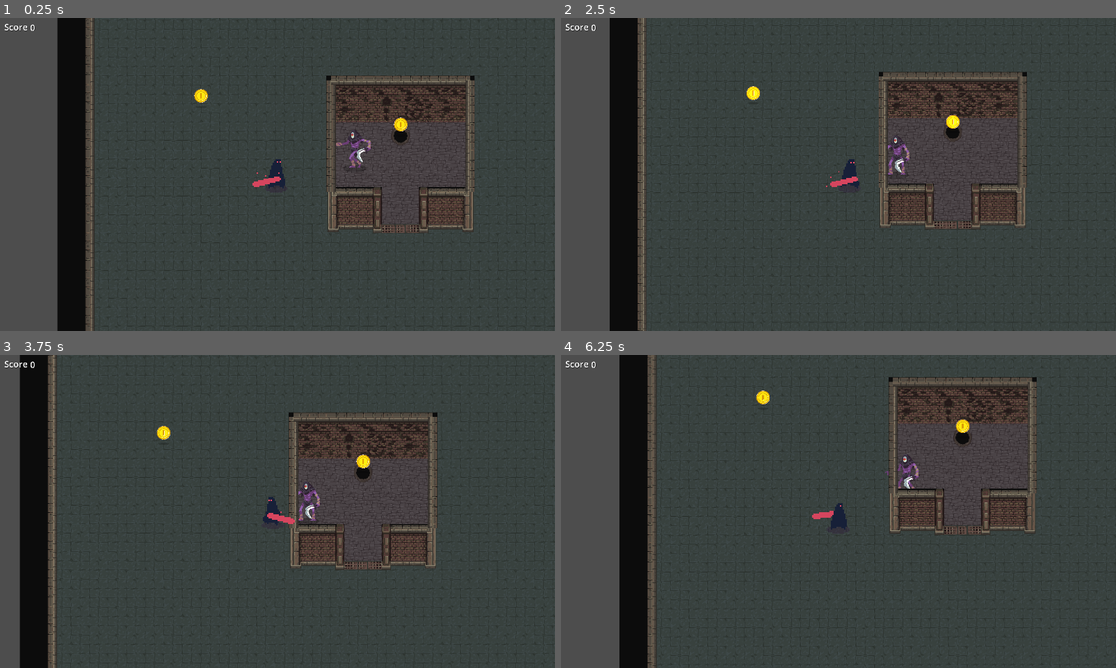
Above: before the commit, frames 1-4 (two rows, left to right).
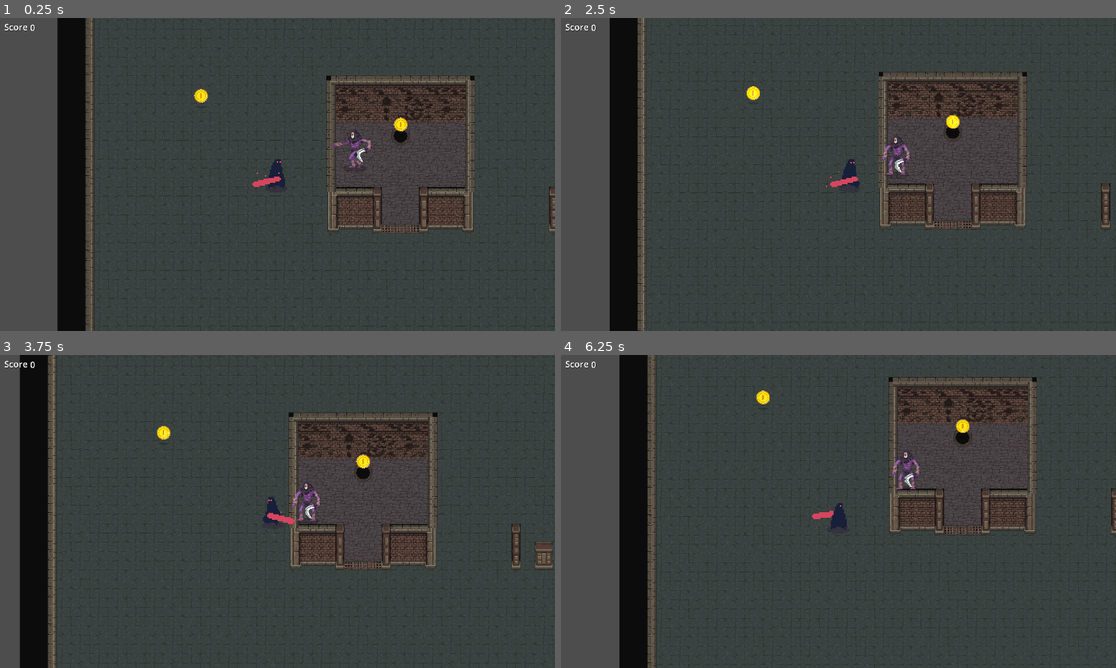
Above: after the commit, the same moments.

Repository: h-sutiwas/godot-mythus
Game: Godot game, scene res://scenes/playground.tscn
Same seed, same stepped clock (60 frames per second), same inputs: the game is played once before the commit and once after it.
Inputs:
- Up to frame 1 (0.25 s): no input
- Up to frame 2 (2.5 s): hold D (player_right) 0.53-1.28 s; hold Space (attack) 0.53-1.28 s; hold S (player_down) 1.28-2.03 s; tap Space (attack) at 1.35 s; hold D (player_right) from 2.03 s (still down); hold Space (attack) from 2.03 s (still down)
- Up to frame 3 (3.75 s): release D (player_right) at 2.78 s; release Space (attack) at 2.78 s; hold W (player_up) 2.78-3.53 s; tap Space (attack) at 2.85 s; hold A (player_left) from 3.53 s (still down); hold Space (attack) from 3.53 s (still down)
- Up to frame 4 (6.25 s): release Space (attack) at 4.28 s; tap Space (attack) at 4.35, 5.85 s; release A (player_left) at 5.03 s; hold S (player_down) 5.03-5.78 s; hold Space (attack) 5.03-5.78 s; hold D (player_right) from 5.78 s (still down)

The runs differ from the first frame. In frame 1, 0.1% of the frame differs, in the area x 59-100%, y 40-69%; in frame 2, 0.2%; in frame 3, 0.4%, in the area x 52-100%, y 43-69%; in frame 4, 0.4%.

Commit message:
Update ordering level

Diff:
--- a/scenes/entities/Enemy/enemy.tscn
+++ b/scenes/entities/Enemy/enemy.tscn
@@ -192,7 +192,7 @@
 }]
 
 [sub_resource type="RectangleShape2D" id="RectangleShape2D_detnn"]
-size = Vector2(15.384617, 24.615389)
+size = Vector2(15.384617, 31.538467)
 
 [sub_resource type="SpriteFrames" id="SpriteFrames_okyt8"]
 animations = [{
@@ -290,12 +290,13 @@
 }
 
 [node name="Enemy" type="CharacterBody2D"]
+z_index = 1
 collision_layer = 4
 collision_mask = 4
 script = ExtResource("1_vvx6w")
 
 [node name="AnimatedSprite2D" type="AnimatedSprite2D" parent="."]
-z_index = 1
+z_index = 2
 position = Vector2(1, -28)
 sprite_frames = SubResource("SpriteFrames_0arfh")
 animation = &"attack"
@@ -305,13 +306,13 @@
 offset = Vector2(-38, -19)
 
 [node name="CollisionShape2D" type="CollisionShape2D" parent="."]
-position = Vector2(-3.0000005, -27)
+position = Vector2(-3.0000005, -22.5)
 scale = Vector2(1.3, 1.3)
 shape = SubResource("RectangleShape2D_detnn")
 
 [node name="AtkBall" type="AnimatedSprite2D" parent="."]
 light_mask = 2
-z_index = 2
+z_index = 3
 position = Vector2(26, -62)
 scale = Vector2(1.5, 2.258)
 sprite_frames = SubResource("SpriteFrames_okyt8")
--- a/scenes/playground.tscn
+++ b/scenes/playground.tscn
@@ -50,19 +50,19 @@
 40:0/0/physics_layer_0/polygon_0/points = PackedVector2Array(40, -4, 28, -4, 28, -28, -28, -28, -28, -4, -40, -4, -40, -28, -28, -40, 28, -40, 40, -28)
 44:9/size_in_atlas = Vector2i(2, 3)
 44:9/0 = 0
-44:9/0/z_index = 3
+44:9/0/z_index = 2
 44:9/0/physics_layer_0/polygon_0/points = PackedVector2Array(16, -4, -16, -4, -16, -24, 16, -24)
 40:7/size_in_atlas = Vector2i(1, 5)
 40:7/0 = 0
-40:7/0/z_index = 3
+40:7/0/z_index = 2
 40:7/0/physics_layer_0/polygon_0/points = PackedVector2Array(8, 12, -8, 12, -8, -40, 8, -40)
 42:9/size_in_atlas = Vector2i(1, 3)
 42:9/0 = 0
-42:9/0/z_index = 3
+42:9/0/z_index = 2
 42:9/0/physics_layer_0/polygon_0/points = PackedVector2Array(8, -4, -8, -4, -8, -24, 8, -24)
 37:8/size_in_atlas = Vector2i(2, 4)
 37:8/0 = 0
-37:8/0/z_index = 3
+37:8/0/z_index = 2
 37:8/0/physics_layer_0/polygon_0/points = PackedVector2Array(16, 4, -16, 4, -16, -24, 16, -24)
 17:17/size_in_atlas = Vector2i(4, 3)
 17:17/0 = 0
@@ -242,30 +242,30 @@
 61:13/0/z_index = -1
 31:8/size_in_atlas = Vector2i(4, 1)
 31:8/0 = 0
-31:8/0/z_index = 3
+31:8/0/z_index = 2
 31:8/0/physics_layer_0/polygon_0/points = PackedVector2Array(-32, -8, 32, -8, 32, 8, -32, 8)
 31:2/size_in_atlas = Vector2i(6, 5)
 31:2/0 = 0
-31:2/0/z_index = 3
+31:2/0/z_index = 2
 31:2/0/physics_layer_0/polygon_0/points = PackedVector2Array(-48, -40, 48, -40, 48, 4, -48, 4)
 37:2/size_in_atlas = Vector2i(2, 5)
 37:2/0 = 0
-37:2/0/z_index = 3
+37:2/0/z_index = 2
 37:2/0/physics_layer_0/polygon_0/points = PackedVector2Array(-16, -40, 16, -40, 16, 4, -16, 4)
 25:1/size_in_atlas = Vector2i(5, 6)
 25:1/0 = 0
-25:1/0/z_index = 1
+25:1/0/z_index = 2
 25:7/size_in_atlas = Vector2i(1, 5)
 25:7/0 = 0
-25:7/0/z_index = 3
+25:7/0/z_index = 2
 25:7/0/physics_layer_0/polygon_0/points = PackedVector2Array(8, 12, -8, 12, -8, -40, 8, -40)
 27:7/size_in_atlas = Vector2i(1, 5)
 27:7/0 = 0
-27:7/0/z_index = 3
+27:7/0/z_index = 2
 27:7/0/physics_layer_0/polygon_0/points = PackedVector2Array(8, 12, -8, 12, -8, -40, 8, -40)
 29:7/size_in_atlas = Vector2i(1, 5)
 29:7/0 = 0
-29:7/0/z_index = 3
+29:7/0/z_index = 2
 29:7/0/physics_layer_0/polygon_0/points = PackedVector2Array(8, 12, -8, 12, -8, -40, 8, -40)
 4:1/size_in_atlas = Vector2i(2, 1)
 4:1/0 = 0
@@ -278,22 +278,23 @@
 1:3/0/physics_layer_0/polygon_0/points = PackedVector2Array(-4, -28, -4, 4, 16, 4, 16, -72, 0, -72, 0, -28)
 5:7/size_in_atlas = Vector2i(4, 5)
 5:7/0 = 0
-5:7/0/z_index = 2
+5:7/0/z_index = 1
 5:7/0/physics_layer_0/polygon_0/points = PackedVector2Array(-32, -40, -32, 4, 32, 4, 32, -40)
 11:7/size_in_atlas = Vector2i(4, 5)
 11:7/0 = 0
+11:7/0/z_index = 1
 11:7/0/physics_layer_0/polygon_0/points = PackedVector2Array(-32, -40, -32, 4, 32, 4, 32, -40)
 9:7/size_in_atlas = Vector2i(2, 5)
 9:7/0 = 0
-9:7/0/z_index = 2
+9:7/0/z_index = 1
 9:7/0/physics_layer_0/polygon_0/points = PackedVector2Array(-16, -40, -16, 4, 16, 4, 16, -40)
 15:7/size_in_atlas = Vector2i(2, 5)
 15:7/0 = 0
-15:7/0/z_index = 2
+15:7/0/z_index = 1
 15:7/0/physics_layer_0/polygon_0/points = PackedVector2Array(-16, -40, -16, 4, 4, 4, 4, -40)
 3:7/size_in_atlas = Vector2i(2, 5)
 3:7/0 = 0
-3:7/0/z_index = 2
+3:7/0/z_index = 1
 3:7/0/physics_layer_0/polygon_0/points = PackedVector2Array(16, -40, 16, 4, -4, 4, -4, -40)
 17:3/size_in_atlas = Vector2i(2, 9)
 17:3/0 = 0
@@ -332,7 +333,6 @@
 position = Vector2(629, 741)
 
 [node name="Enemy" parent="." instance=ExtResource("2_qchbg")]
-z_index = 1
 position = Vector2(912, 670)
 scale = Vector2(2.5, 2.5)
 
@@ -344,7 +344,7 @@
 [node name="Map" type="TileMapLayer" parent="."]
 self_modulate = Color(1.7602391, 1.7602391, 1.7602391, 1)
 scale = Vector2(2, 2)
-tile_map_data = PackedByteArray("AAAFAAEAAAAYABkAAAAJAAEAAAA …(26112 unchanged characters)… fAAgAAFDn/xMAAAAfAAgAAFDn/xcAAAAPAAcAAAA=")
+tile_map_data = PackedByteArray("AAAFAAEAAAAYABkAAAAJAAEAAAA …(26112 unchanged characters)… fAAgAAFDn/xMAAAAfAAgAAFDn/xcAAAAPAAcAAAAxABkAAAAdAAcAAAA0ABoAAAAsAAkAAAA=")
 tile_set = SubResource("TileSet_o6wi6")
 occlusion_enabled = false
 
